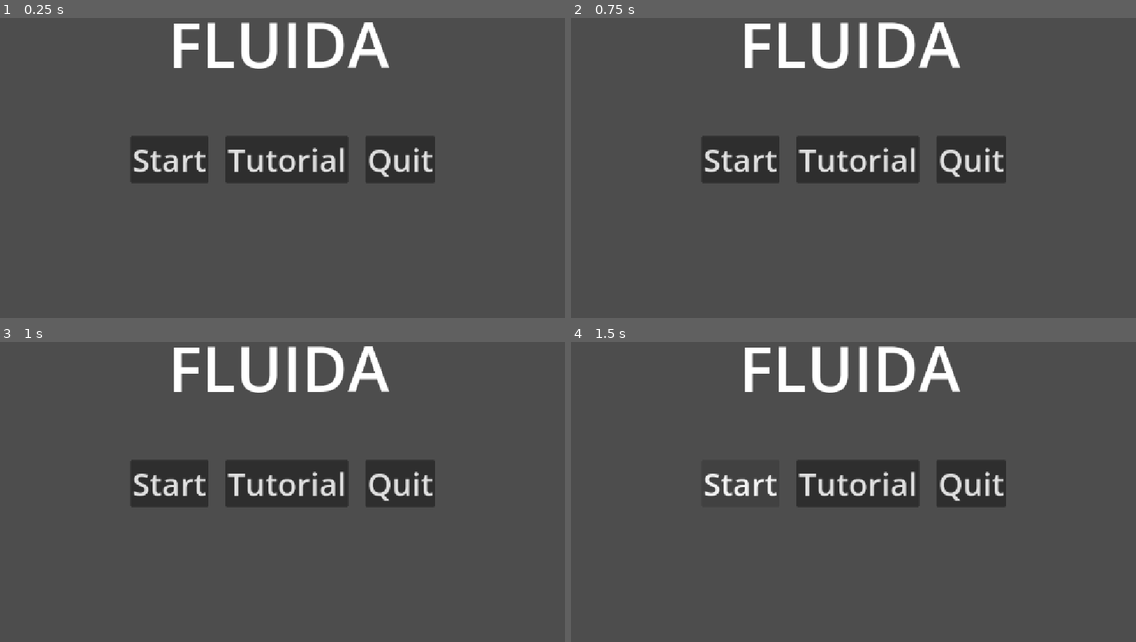
Above: before the commit, frames 1-4 (two rows, left to right).
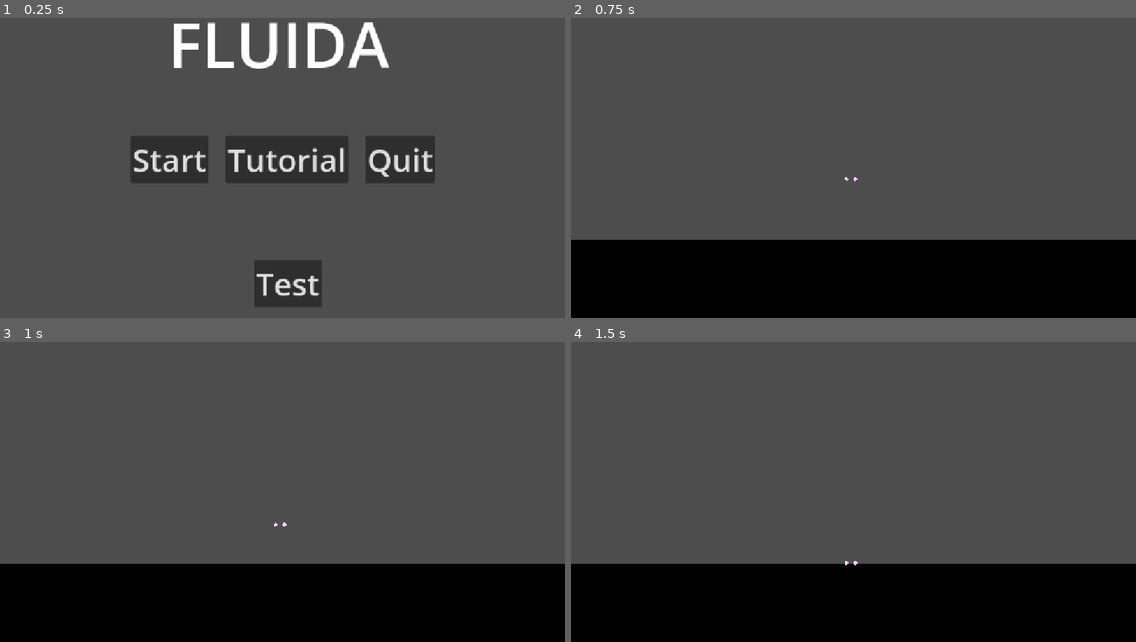
Above: after the commit, the same moments.

Repository: zeroburst04-ops/FLUIDA
Game: Godot game, scene res://Main_Menu/main_menu.tscn
Two runs of this game, one before a commit and one after it. Both use one fixed random seed, a clock stepped at 60 frames per second and the inputs below.
Inputs (mouse positions are in pixels of both pictures, inside the frame that each line leads up to):
- Up to frame 1 (0.25 s): no input
- Up to frame 2 (0.75 s): click (859, 285) at 0.5 s, where only the run after the commit has a clickable "Test"
- Up to frame 3 (1 s): no input
- Up to frame 4 (1.5 s): click (740, 483) at 1.25 s, where only the run before the commit has a clickable "Start"

The runs differ from the first frame. In frame 1, 1.8% of the frame differs, in the area x 45-57%, y 80-97%; in frame 2, 35%; in frame 3, 35%, in the area x 0-100%, y 1-100%; in frame 4, 34%.

Commit message:
Fluid PTY

Diff:
--- /dev/null
+++ b/Fluids/fluid_molecule.gd
@@ -0,0 +1,11 @@
+extends CharacterBody2D
+
+@export var GRAVITY : float = 9.8
+
+func _physics_process(delta: float) -> void:
+	if not is_on_floor():
+		velocity.y += GRAVITY
+	else:
+		velocity.y = 0
+
+	move_and_slide()
--- /dev/null
+++ b/Fluids/fluid_molecule.tscn
@@ -0,0 +1,19 @@
+[gd_scene format=3 uid="uid://ciawel2xgywnc"]
+
+[ext_resource type="Script" uid="uid://icm7h672dfdf" path="res://Fluids/fluid_molecule.gd" id="1_om0cr"]
+
+[sub_resource type="SphereMesh" id="SphereMesh_3y5ln"]
+
+[sub_resource type="CircleShape2D" id="CircleShape2D_om0cr"]
+
+[node name="Fluid_Molecule" type="CharacterBody2D" unique_id=118566954]
+script = ExtResource("1_om0cr")
+
+[node name="MeshInstance2D" type="MeshInstance2D" parent="." unique_id=735843263]
+modulate = Color(1, 0.80784315, 1, 1)
+scale = Vector2(7.345188, 7.345188)
+mesh = SubResource("SphereMesh_3y5ln")
+
+[node name="CollisionShape2D" type="CollisionShape2D" parent="." unique_id=1808673040]
+scale = Vector2(0.32589194, 0.32589194)
+shape = SubResource("CircleShape2D_om0cr")
--- a/Main_Menu/main_menu.gd
+++ b/Main_Menu/main_menu.gd
@@ -9,3 +9,6 @@
 
 func _on_quit_button_pressed() -> void:
 	pass # Replace with function body.
+
+func _on_test_button_pressed() -> void:
+	get_tree().change_scene_to_file("res://TestScene/test_scene.tscn")
--- a/Main_Menu/main_menu.tscn
+++ b/Main_Menu/main_menu.tscn
@@ -22,6 +22,16 @@
 grow_horizontal = 2
 theme_override_font_sizes/normal_font_size = 128
 text = "FLUIDA"
+
+[node name="Test_Button" type="Button" parent="." unique_id=2107790540]
+layout_mode = 0
+offset_left = 518.0
+offset_top = 530.0
+offset_right = 656.0
+offset_bottom = 626.0
+theme_override_font_sizes/font_size = 64
+text = "Test
+"
 
 [node name="HBoxContainer" type="HBoxContainer" parent="." unique_id=813775324]
 layout_mode = 1
@@ -58,6 +68,7 @@
 
 "
 
+[connection signal="pressed" from="Test_Button" to="." method="_on_test_button_pressed"]
 [connection signal="pressed" from="HBoxContainer/Start_Button" to="." method="_on_start_button_pressed"]
 [connection signal="pressed" from="HBoxContainer/Tutorial_Button" to="." method="_on_tutorial_button_pressed"]
 [connection signal="pressed" from="HBoxContainer/Quit_Button" to="." method="_on_quit_button_pressed"]
--- /dev/null
+++ b/TestScene/test_scene.tscn
@@ -0,0 +1,33 @@
+[gd_scene format=3 uid="uid://st3sw2ypxfcb"]
+
+[ext_resource type="PackedScene" uid="uid://ciawel2xgywnc" path="res://Fluids/fluid_molecule.tscn" id="1_pg2wg"]
+
+[sub_resource type="BoxMesh" id="BoxMesh_my77e"]
+
+[sub_resource type="RectangleShape2D" id="RectangleShape2D_jtt75"]
+
+[node name="TestScene" type="Node2D" unique_id=2012258607]
+
+[node name="Camera2D" type="Camera2D" parent="." unique_id=147878158]
+
+[node name="Floor" type="MeshInstance2D" parent="." unique_id=1220646582]
+modulate = Color(0, 0, 0, 1)
+position = Vector2(0, 277.00003)
+scale = Vector2(1200, 224.644)
+mesh = SubResource("BoxMesh_my77e")
+
+[node name="Fluid_Molecule" parent="." unique_id=118566954 instance=ExtResource("1_pg2wg")]
+position = Vector2(-14, 31)
+
+[node name="Fluid_Molecule2" parent="." unique_id=1027887164 instance=ExtResource("1_pg2wg")]
+position = Vector2(4, 31)
+
+[node name="StaticBody2D" type="StaticBody2D" parent="." unique_id=1808106839]
+position = Vector2(0, 283)
+
+[node name="CollisionShape2D" type="CollisionShape2D" parent="StaticBody2D" unique_id=815996801]
+position = Vector2(0, -11)
+scale = Vector2(59.901768, 10.620368)
+shape = SubResource("RectangleShape2D_jtt75")
+
+[node name="Fluid_Parent" type="Node2D" parent="." unique_id=1918127405]
--- a/project.godot
+++ b/project.godot
@@ -21,6 +21,10 @@
 window/stretch/mode="canvas_items"
 window/stretch/aspect="expand"
 
+[global_group]
+
+FLUID=""
+
 [physics]
 
 3d/physics_engine="Jolt Physics"
Not shown, added: Fluids/fluid_molecule.gd.uid
